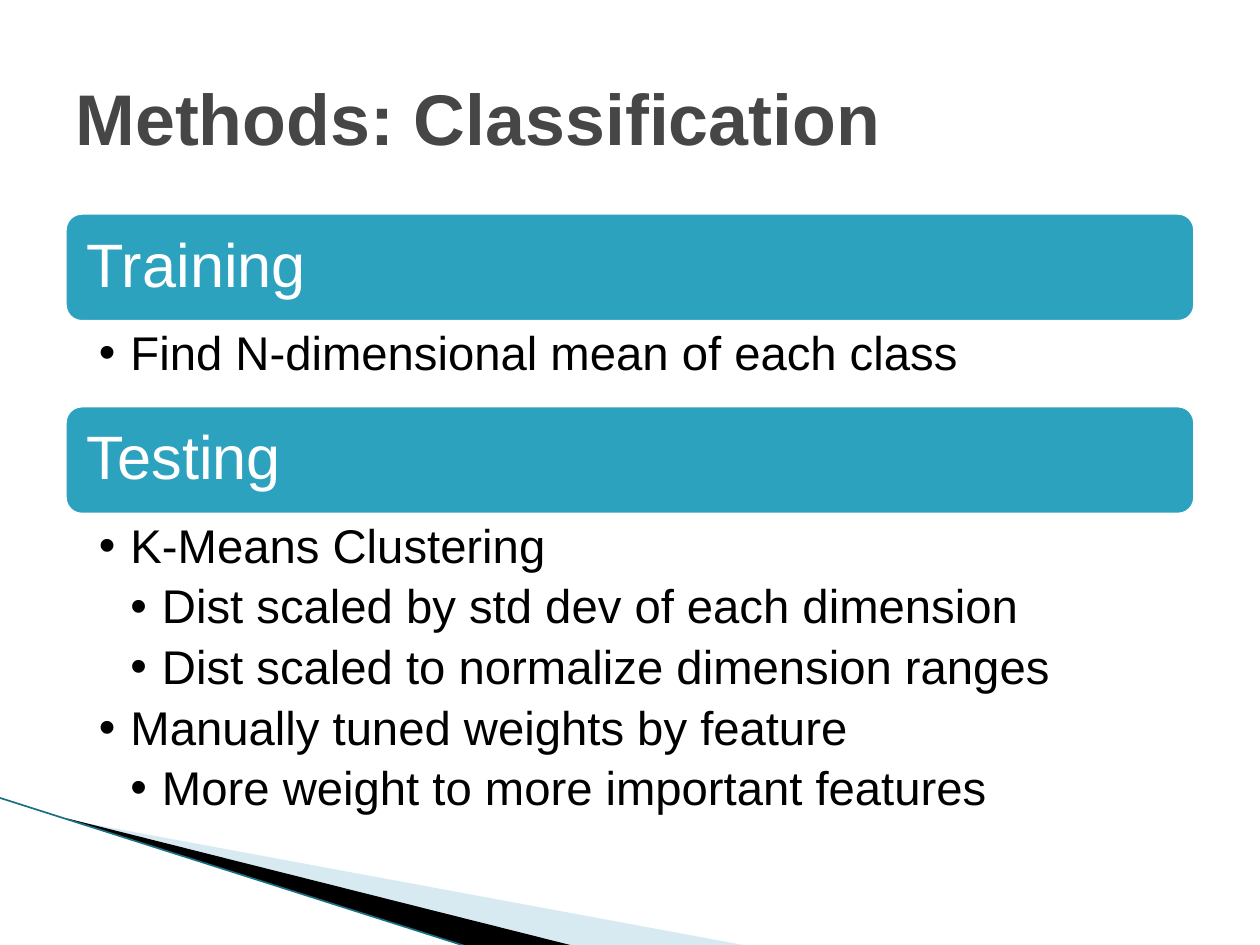
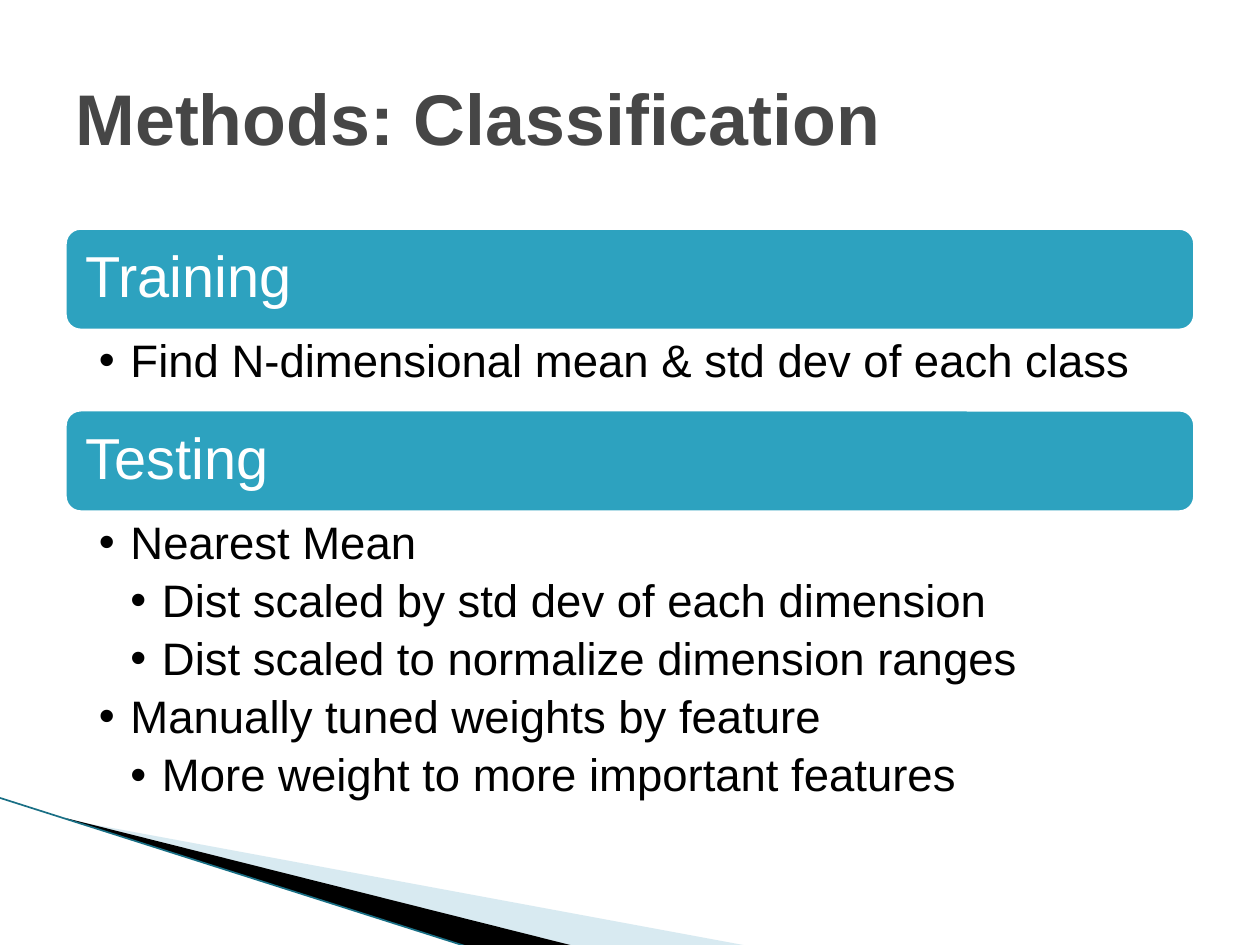
Before and after one commit to vfasburg/cse_803, a slide deck: slide 10 of deliverables/slides/803_Presentation_Fasburg_Thomas_Reiff.pptx. Drawn at 1260x945 pixels with LibreOffice and Linux fonts; fonts in the diff are those of the drawing; background and template pictures are left out. Boxes give left, top, right and bottom in pixels: in the first picture for what was removed or moved away, otherwise in the second. Text is boxed around its words. In the diff, an @@ line names an element or a change of style, - is before the commit and + after.

Commit message:
Updated Powerpoint Moved Code

```diff
--- a/deliverables/slides/803_Presentation_Fasburg_Thomas_Reiff.pptx
+++ b/deliverables/slides/803_Presentation_Fasburg_Thomas_Reiff.pptx
@@ rounded rectangle: place and size @@
-rounded rectangle at box(63, 210, 1197, 324)
+rounded rectangle at box(63, 226, 1197, 331)
@@ text "Training" at box(86, 255, 292, 308): size 35 to 33 pt @@
@@ text "Training": place and size @@
-text "Training" at box(87, 242, 306, 298)
+text "Training" at box(86, 255, 292, 308)
@@ text at box(130, 344, 1129, 378): text changed; size 27 to 26 pt @@
-  •• Find N-dimensional mean of each class
+  •• Find N-dimensional mean & std dev of each class
@@ rounded rectangle: place and size @@
-rounded rectangle at box(63, 403, 1197, 517)
+rounded rectangle at box(63, 408, 1197, 514)
@@ text "Testing" at box(86, 437, 269, 489): size 35 to 33 pt @@
@@ text at box(130, 527, 416, 560): text changed; size 27 to 26 pt @@
-  •• K-Means Clustering
+  •• Nearest Mean
@@ text at box(130, 584, 1016, 801): size 27 to 26 pt @@
```
Also in this commit, not shown: 5 other slides changed, 30 other files.
